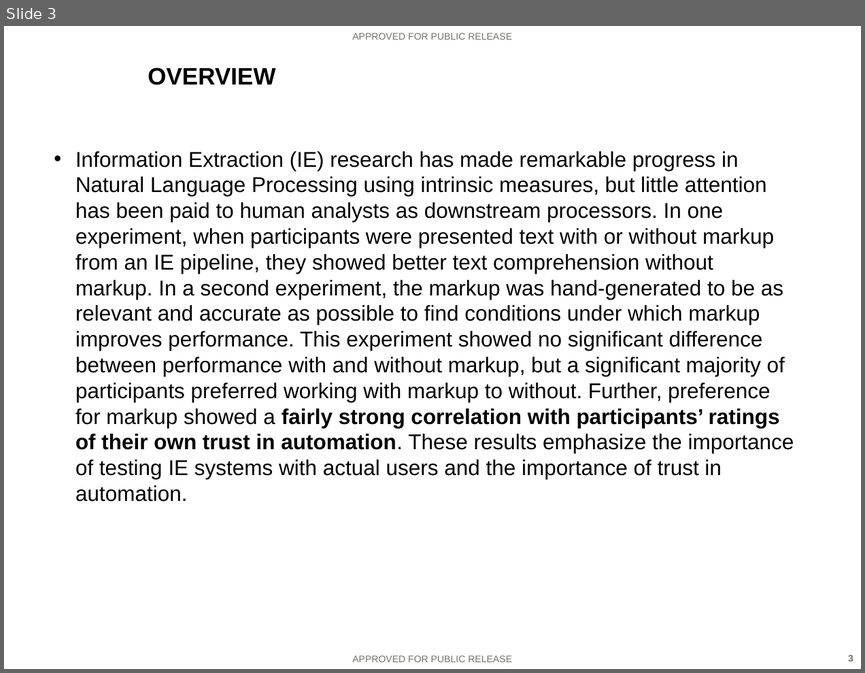
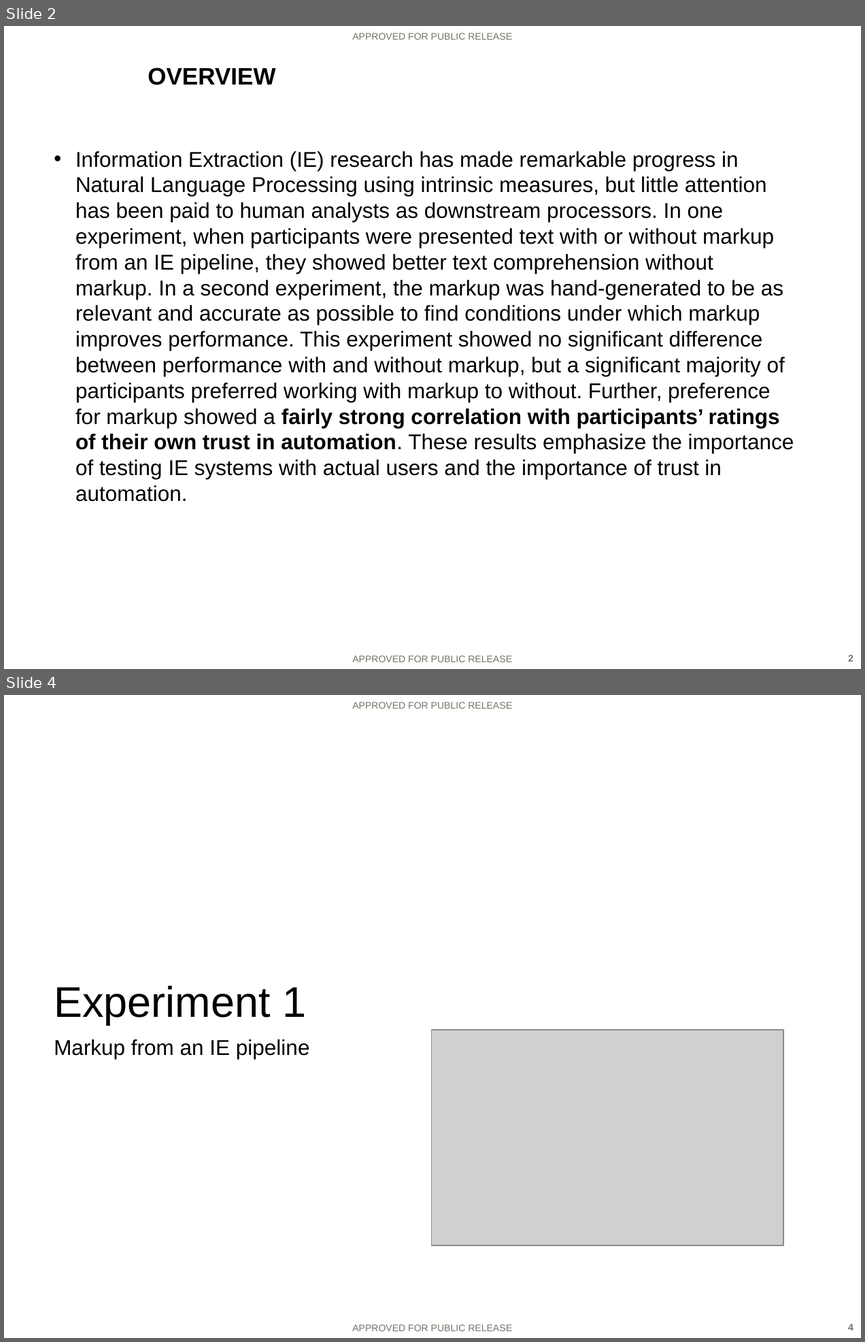
Before and after one commit to ezaroukian/ELICIT-2, a slide deck: analysis/Zaroukian-AHFE-presentation.PPTX. Shown one above the other, each under a label of ours: slide 3 before the commit, slides 2 and 4 after it; the slides between them are not shown. The pictures are 865x673 and 865x1342 pixels, drawn with LibreOffice and Linux fonts; fonts in the diff are those of the drawing; grey boxes stand for pictures; background and template pictures are left out. Boxes give left, top, right and bottom in pixels: in the first picture for what was removed or moved away, otherwise in the second. Text is boxed around its words. In the diff, an @@ line names an element or a change of style, - is before the commit and + after.

```diff
--- a/analysis/Zaroukian-AHFE-presentation.PPTX
+++ b/analysis/Zaroukian-AHFE-presentation.PPTX
@@ slide 4 added at (x1=4, y1=695, x2=861, y2=1338), background picture (left out); not listed: 3 template elements that a slide beside it also shows @@
@@ title added at (x1=54, y1=985, x2=306, y2=1024), 36 pt, text #000000 @@
+Experiment 1
@@ text added at (x1=54, y1=1039, x2=310, y2=1059), 18 pt, text #000000 @@
+Markup from an IE pipeline
@@ picture added at (x1=432, y1=1029, x2=784, y2=1245) @@
@@ what was slide 3 is now slide 2 @@
```
Also in this commit, not shown: 4 slides changed, 9 other slides added, 8 slides removed, 1 other file.
